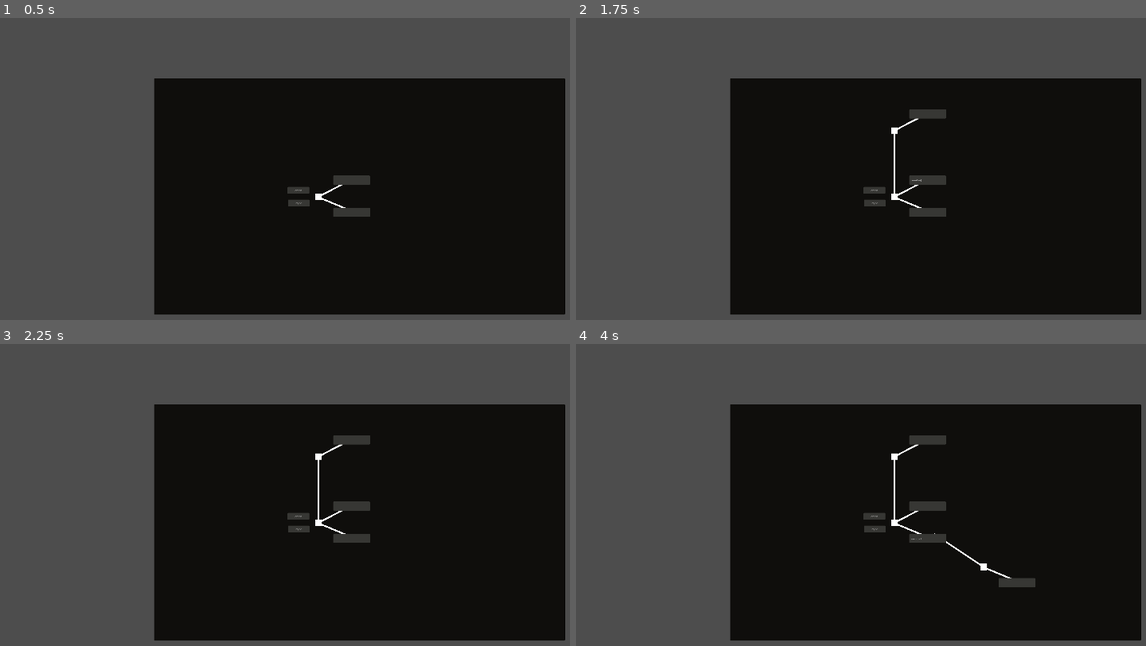
Above: before the commit, frames 1-4 (two rows, left to right).
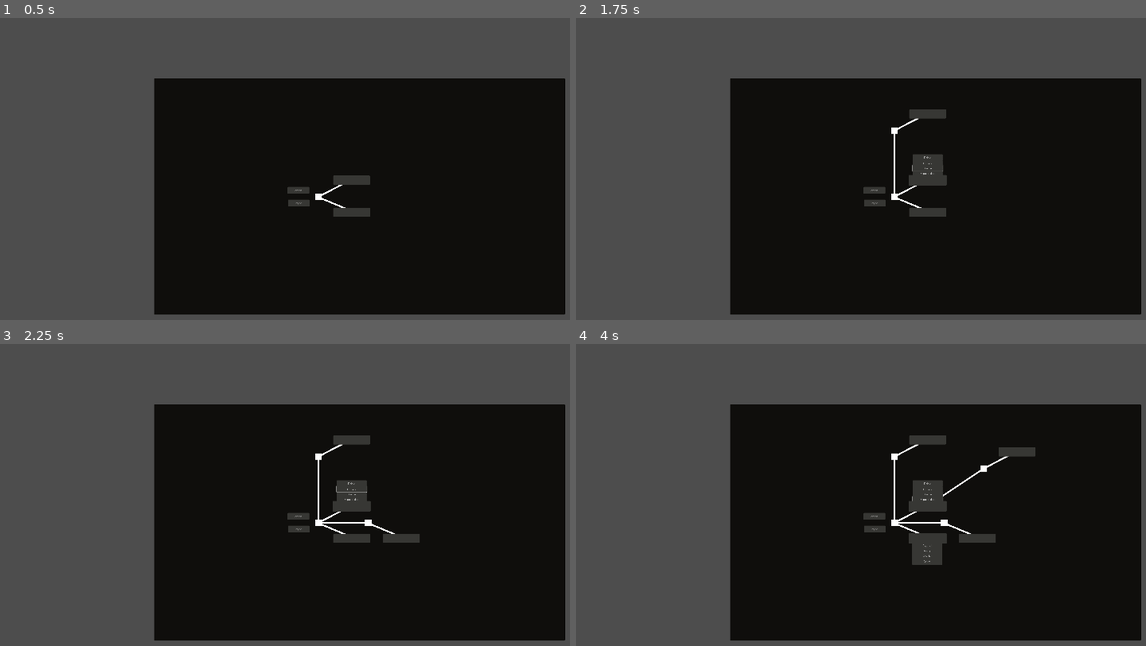
Above: after the commit, the same moments.

Repository: eqgy/understandingtree
Game: Godot game, scene res://understanding tree.tscn
Two runs of this game, one before a commit and one after it. Both use one fixed random seed, a clock stepped at 60 frames per second and the inputs below.
Inputs (mouse positions are in pixels of both pictures, inside the frame that each line leads up to):
- Up to frame 1 (0.5 s): no input
- Up to frame 2 (1.75 s): click (929, 181) at 0.5 s; click "Diverge" at 1.25 s
- Up to frame 3 (2.25 s): click (353, 488) at 2 s, where only the run after the commit has a clickable "Counter"
- Up to frame 4 (4 s): click (929, 537) at 2.77 s; click "Expand" (after the commit: "Expand Idea") at 3.5 s

Frame 1 is identical in both runs. In frame 2, 0.4% of the frame differs, in the area x 58-66%, y 45-56%; in frame 3, 0.7%; in frame 4, 1.7%, in the area x 56-81%, y 34-81%.
Error after the commit: Parse Error: Expected closing ")" after function parameters. (res://leaf.gd:17)

Commit message:
another small bug fix

Diff:
--- a/application iterations/iteration 1/leaf.gd
+++ b/application iterations/iteration 1/leaf.gd
@@ -14,7 +14,7 @@
 			button_pressed = false
 
 # Called every frame. 'delta' is the elapsed time since the previous frame.
-func _process(delta):
+func _process(delta*10):
 	if button_pressed == true:
 		text_retainer = text
 		text = ""
